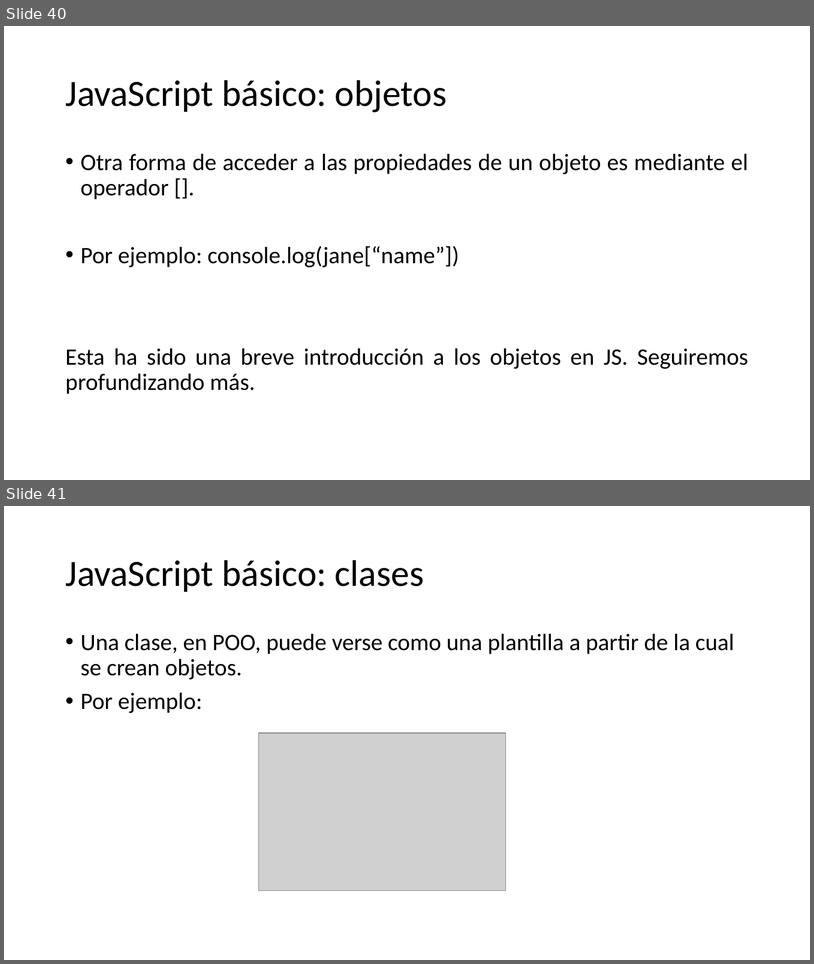
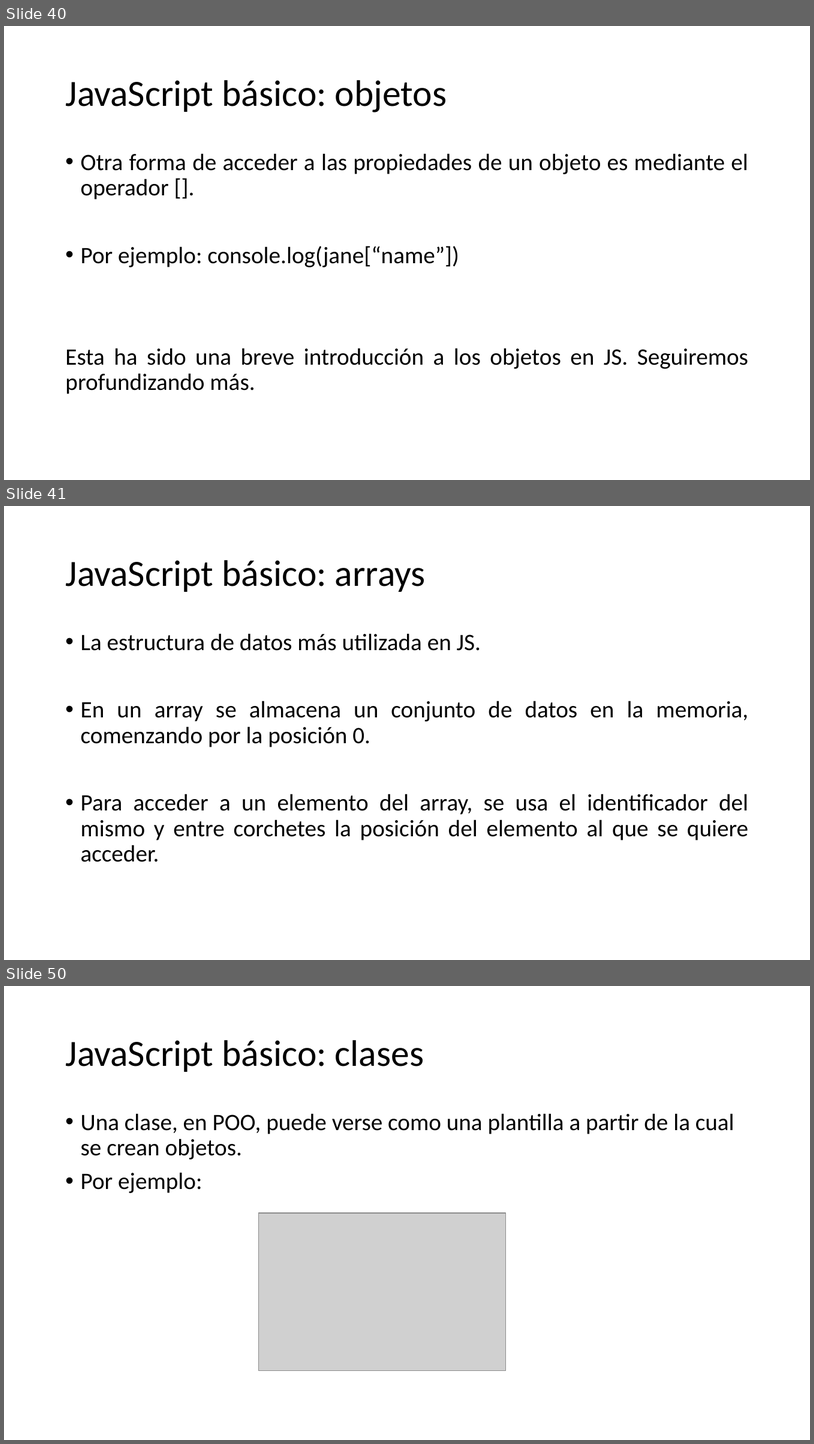
Before and after one commit to SarutobiKonohamaru/js_full_course, a slide deck: Presentacion.pptx. Shown one above the other, each under a label of ours: slides 40 and 41 before the commit, slides 40, 41 and 50 after it; the slides between them are not shown. The pictures are 814x964 and 814x1444 pixels, drawn with LibreOffice and Linux fonts; fonts in the diff are those of the drawing; grey boxes stand for pictures. Boxes give left, top, right and bottom in pixels: in the first picture for what was removed or moved away, otherwise in the second. Text is boxed around its words. In the diff, an @@ line names an element or a change of style, - is before the commit and + after.

Commit message:
Add arrays section

```diff
--- a/Presentacion.pptx
+++ b/Presentacion.pptx
@@ slide 41 added at [4, 506, 810, 960], background #FFFFFF @@
@@ title added at [65, 560, 426, 592], 44 pt, text #000000 @@
+JavaScript básico: arrays
@@ text added at [81, 633, 749, 862], 28 pt, text #000000 @@
+• La estructura de datos más utilizada en JS.
+• En un array se almacena un conjunto de datos en la memoria, comenzando por la posición 0.
+• Para acceder a un elemento del array, se usa el identificador del mismo y entre corchetes la posición del elemento al que se quiere acceder.
@@ what was slide 41 is now slide 50 @@
```
Also in this commit, not shown: 9 other slides added.
